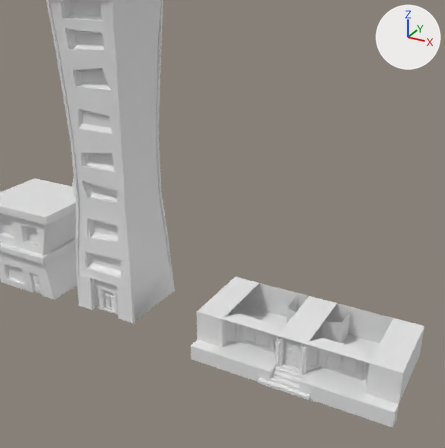
The Blender file Documentacao/ModelosCenário/Modelos3D/Modelos3D -Claudio/Predios.blend: old version first, new version second.
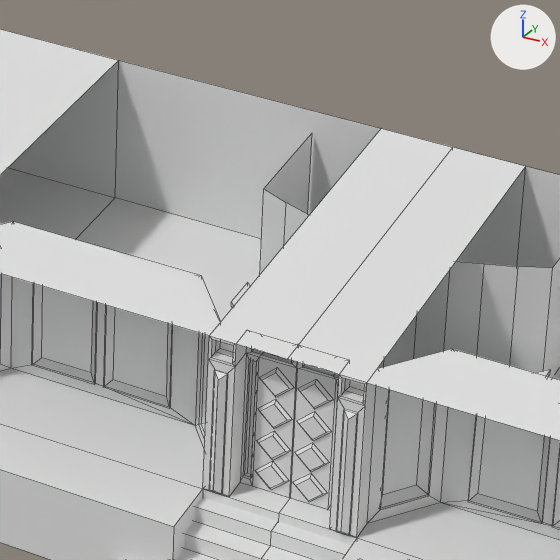
There are two pictures of each version: one from a camera (50 mm lens) standing at (49.31, -34.38, 25.7) and looking at (31.59, -2.16, 9.59), one close up on the part from 53% to 77% of the width and 61% to 84% of the height. Lighting does not change. The marker at upper right points along +X, +Y and +Z. The close-ups show mesh edges as thin lines.

The older version as bpy lines, for what is in view:
```python
me_cube_005 = bpy.data.meshes.new('Cube.005')
me_cube_005.from_pydata(...)  # 243 vertices, 200 faces; spans x -7.18..0.0, y -3.79..2.91, z -1.07..2.4
me_cube_006 = bpy.data.meshes.new('Cube.006')
me_cube_006.from_pydata([(-1.81, -3.13, -0.27), (-1.81, -3.13, -0.05), (-1.81, -2.83, -0.27), (-1.81, -2.83, -0.05), (0.0, -3.13, -0.27), (0.0, -3.13, -0.05), (0.0, -2.83, -0.27), (0.0, -2.83, -0.05)], [], [(4, 5, 1, 0), (2, 6, 4, 0), (7, 3, 1, 5)])
ob_escadashotel = bpy.data.objects.new('EscadasHotel', me_cube_006)
ob_escadashotel.parent = ob_hotel
ob_escadashotel.matrix_parent_inverse = Matrix(((1.0, 0.0, 0.0, -37.01), (0.0, 1.0, 0.0, -0.189), (0.0, 0.0, 1.0, -0.352), (0.0, 0.0, 0.0, 1.0)))
ob_escadashotel.location = (37.01, 0.189, 0.352)
_m = ob_escadashotel.modifiers.new('Mirror', 'MIRROR')
_m.use_clip = True
_m = ob_escadashotel.modifiers.new('Array', 'ARRAY')
_m.count = 4
_m.relative_offset_displace = (0.0, -1.0, -1.0)
ob_hotel = bpy.data.objects.new('Hotel', me_cube_005)
ob_hotel.location = (37.01, 0.19, 0.35)
_m = ob_hotel.modifiers.new('Mirror', 'MIRROR')
_m.use_clip = True
```
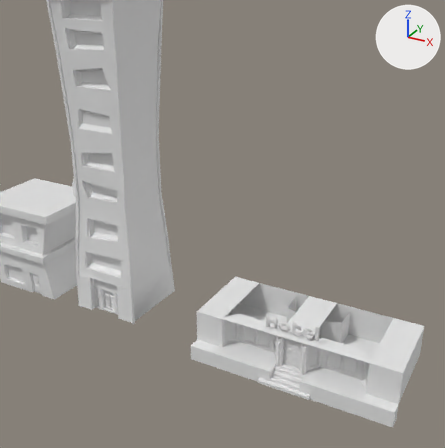
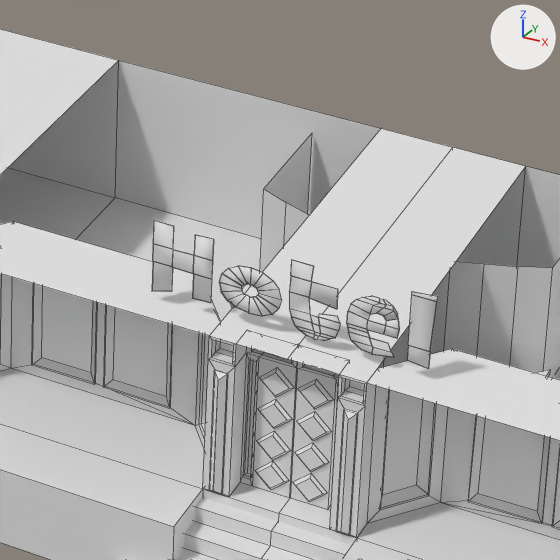
Commit message: Predios
Predio pra terminar

Boxes (x1, y1, x2, y2) around the edits, measured in the close-ups (560 x 560 px):
'Cube.002', added: after (152, 221, 438, 369)

Patch to the scene script:
```diff
--- a/Documentacao/ModelosCenário/Modelos3D/Modelos3D -Claudio/Predios.blend.py
+++ b/Documentacao/ModelosCenário/Modelos3D/Modelos3D -Claudio/Predios.blend.py
@@ me_cube_012 @@
+me_cube_012.from_pydata(...)  # 126 vertices, 65 faces; spans x -0.4..3.36, y -0.06..-0.03, z -0.64..0.49
+me_cube_012.polygons.foreach_set('use_smooth', [True] * 65)
@@ ob_cube_002 @@
+ob_cube_002 = bpy.data.objects.new('Cube.002', me_cube_012)
+ob_cube_002.location = (35.4, -2.3, 3.51)
+_m = ob_cube_002.modifiers.new('Solidify', 'SOLIDIFY')
```
